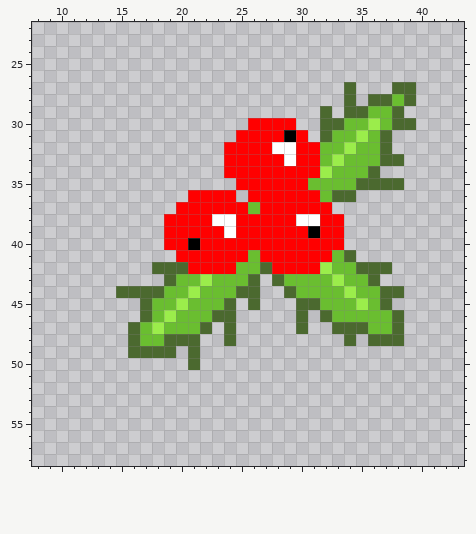
Pixel-art file, stored at asprite/guaraná.aseprite. The first picture shows the starting point.
100x100 pixels, 1 frame. Shown: x 8..43, y 22..58.
And afterwards:
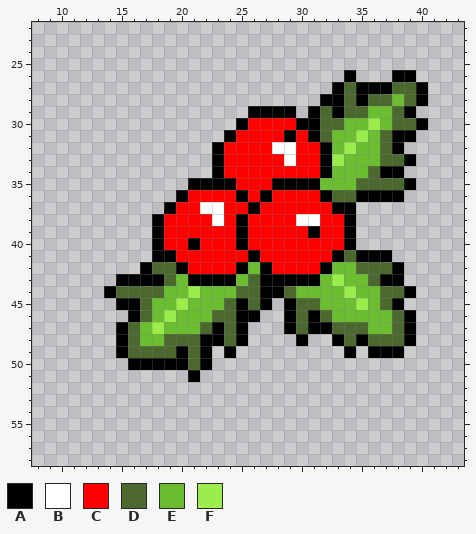
Palette (. is transparent): A #000000  B #ffffff  C #ff0000  D #4b692f  E #6abe30  F #9bed4b
Change:
Layers "guaraná", "caule Copy":
Colour A now appears in row 26 at x 34 and 38 to 39; in row 27 at x 33, 35 to 37 and 40; in row 28 at x 32 to 33, 35 and 40; in row 29 at x 26 to 29, 31, 33 and 39; in row 30 at x 25, 30 to 31 and 40; in row 31 at x 24, 31 and 38 to 39.
Colour A now appears in row 32 at x 23 and 38; in row 33 at x 23 and 39; in row 34 at x 23 and 37 to 38; in row 35 at x 21 to 24 and 39; in row 36 at x 20, 25 and 35 to 38; in row 37 at x 19 and 33 to 34.
Colour A now appears in rows 38 to 40 at x 18 and 34; in row 41 at x 18 to 19 and 35 to 37; in row 42 at x 17 and 38; in row 43 at x 15 to 18, 27 and 37 to 38; in row 44 at x 14, 27 to 28 and 39; in row 45 at x 15 to 16, 25, 27, 29 and 38.
Colour A now appears in row 46 at x 16, 25 to 26, 29, 31 and 39; in row 47 at x 15, 23, 25, 29, 31 to 32 and 39; in row 48 at x 15, 22 to 23, 25, 30, 33, 35 and 39; in row 49 at x 15, 20, 22, 24, 34 and 36 to 38; in row 50 at x 16 to 20 and 22; in row 51 at x 21.
The author changed colour C to colour A in row 35 at x 28 to 30; in row 36 at x 27; in rows 38 to 40 at x 25.
The author changed colour D to colour A in row 42 at x 20 and 27; in row 43 at x 28.
The author changed colour E to colour A in rows 32 to 33 at x 32; in row 35 at x 31; in row 36 at x 32; in row 37 at x 26; in row 41 at x 26 and 33; in row 42 at x 25.
The author changed colour E to colour A in row 43 at x 21, 23 to 24 and 29 to 31.
The author changed colour F to colour A in row 34 at x 32; in row 42 at x 32; in row 43 at x 22.
The author changed colour C to colour B in row 37 at x 22 to 23.
The author changed colour B to colour C in rows 38 to 39 at x 24.
